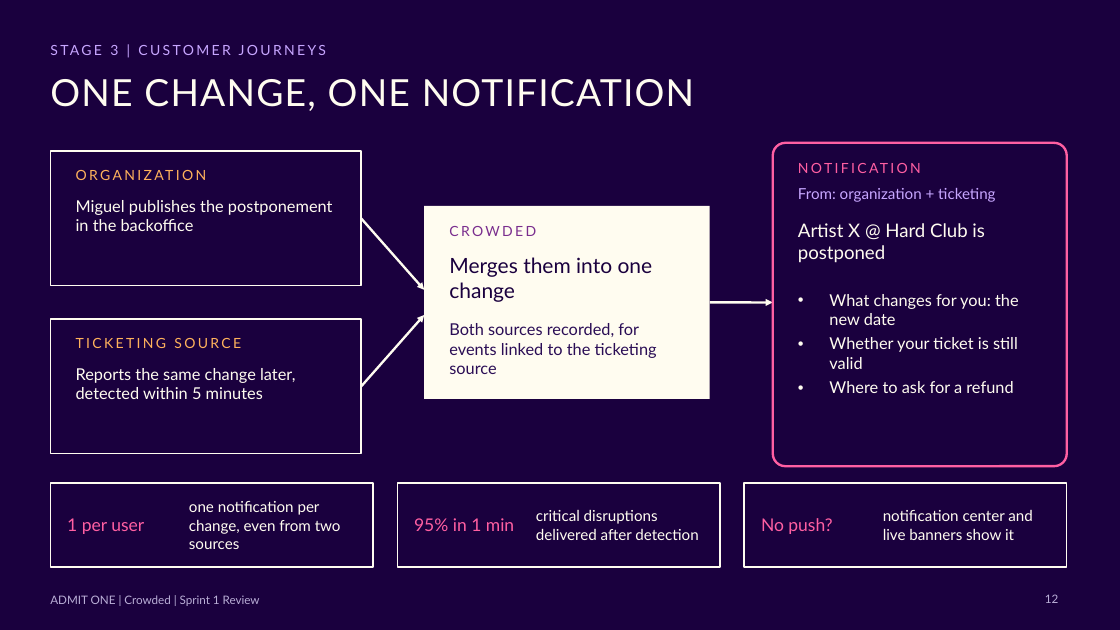
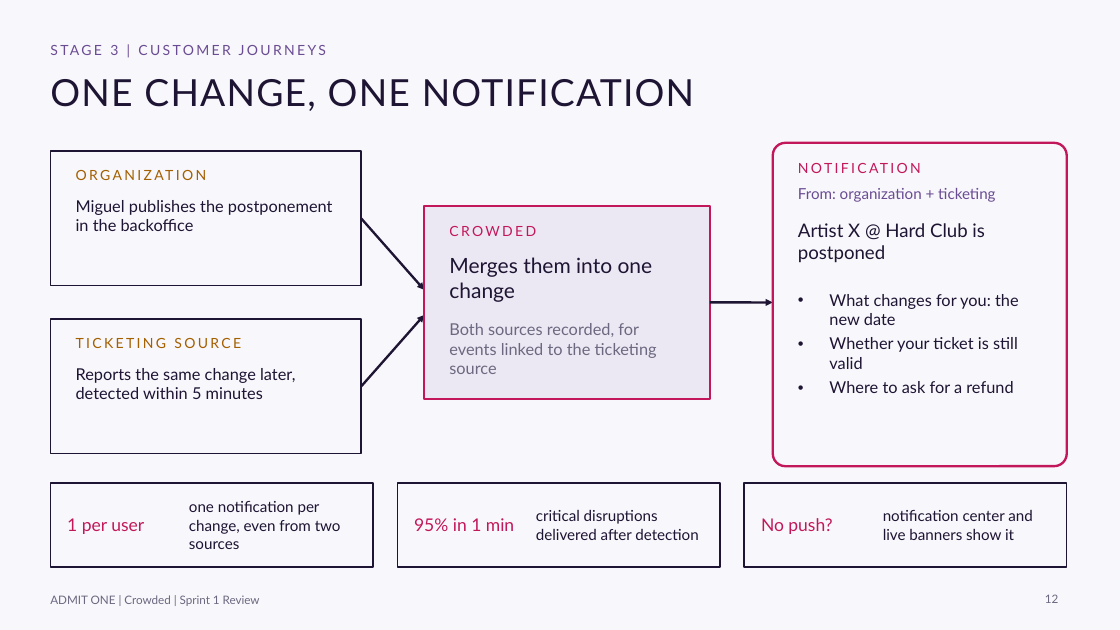
Before and after one commit to andrereis26/crowded-labdsof, a slide deck: slide 12 of docs/presentations/Sprint1/Crowded_LABDSOF_Presentation_Sprint1_TTP.pptx. Drawn at 1120x630 pixels with LibreOffice and Linux fonts; fonts in the diff are those of the drawing. Boxes give left, top, right and bottom in pixels: in the first picture for what was removed or moved away, otherwise in the second. Text is boxed around its words. In the diff, an @@ line names an element or a change of style, - is before the commit and + after.

Commit message:
docs(#12): Redo Sprint 1 PL and T-TP presentations and update operating costs

```diff
--- a/docs/presentations/Sprint1/Crowded_LABDSOF_Presentation_Sprint1_TTP.pptx
+++ b/docs/presentations/Sprint1/Crowded_LABDSOF_Presentation_Sprint1_TTP.pptx
@@ background #1A003E to #F8F7FB @@
@@ text "STAGE 3 | CUSTOMER JOURNEYS" at bbox=[110, 45, 118, 55]: text colour #C7A6FF to #6A4C93 @@
@@ rounded rectangle at bbox=[773, 143, 1067, 466]: outline #FF5FA2 2 pt to #C2185B 2 pt @@
@@ text "ORGANIZATION" at bbox=[76, 166, 336, 192]: text colour #FFB25C to #A35F00 @@
@@ rectangle at bbox=[424, 206, 710, 399]: fill #FFFCF0 to #ECE8F3; outline none to #C2185B 2 pt @@
@@ text "From: organization + ticketing" at bbox=[798, 188, 995, 202]: text colour #C7A6FF to #6A4C93 @@
@@ arrow (361, 218) - (424, 290): stroke #FFFCF0 2 pt to #1E1433 2 pt @@
@@ text "CROWDED" at bbox=[449, 226, 536, 236]: text colour #7A2E8E to #C2185B @@
@@ text "Merges them into one change" at bbox=[449, 257, 653, 302]: text colour #1A003E to #1E1433 @@
@@ arrow (361, 386) - (424, 315): stroke #FFFCF0 2 pt to #1E1433 2 pt @@
@@ text "Both sources recorded, for events ..." at bbox=[449, 323, 657, 374]: text colour #2A0D55 to #6B6880 @@
@@ arrow (710, 302) - (773, 302): stroke #FFFCF0 2 pt to #1E1433 2 pt @@
@@ text "TICKETING SOURCE" at bbox=[76, 338, 241, 348]: text colour #FFB25C to #A35F00 @@
@@ outline #FFFCF0 1.25 pt to #1E1433 1.25 pt in 5 elements at bbox=[50, 151, 361, 286], bbox=[50, 319, 361, 454], bbox=[50, 483, 373, 567], bbox=[397, 483, 720, 567], bbox=[744, 483, 1067, 567] @@
@@ text colour #FF5FA2 to #C2185B in 4 elements at bbox=[798, 160, 1042, 185], bbox=[67, 518, 144, 534], bbox=[414, 518, 514, 531], bbox=[761, 518, 832, 534] @@
@@ text colour #FFFCF0 to #1E1433 in 8 elements at bbox=[50, 79, 694, 111], bbox=[76, 200, 333, 231], bbox=[76, 368, 295, 399], bbox=[798, 223, 985, 263], bbox=[829, 294, 1019, 393], bbox=[189, 501, 341, 549], bbox=[536, 510, 698, 540], bbox=[883, 510, 1032, 540] @@
@@ text "ADMIT ONE | Crowded | ..." at bbox=[50, 595, 260, 606]: text colour #B9AED6 to #6B6880 @@
@@ page number at bbox=[1045, 594, 1058, 603]: text colour #B9AED6 to #6B6880 @@
```
Also in this commit, not shown: 27 other slides changed, 3 other files.
